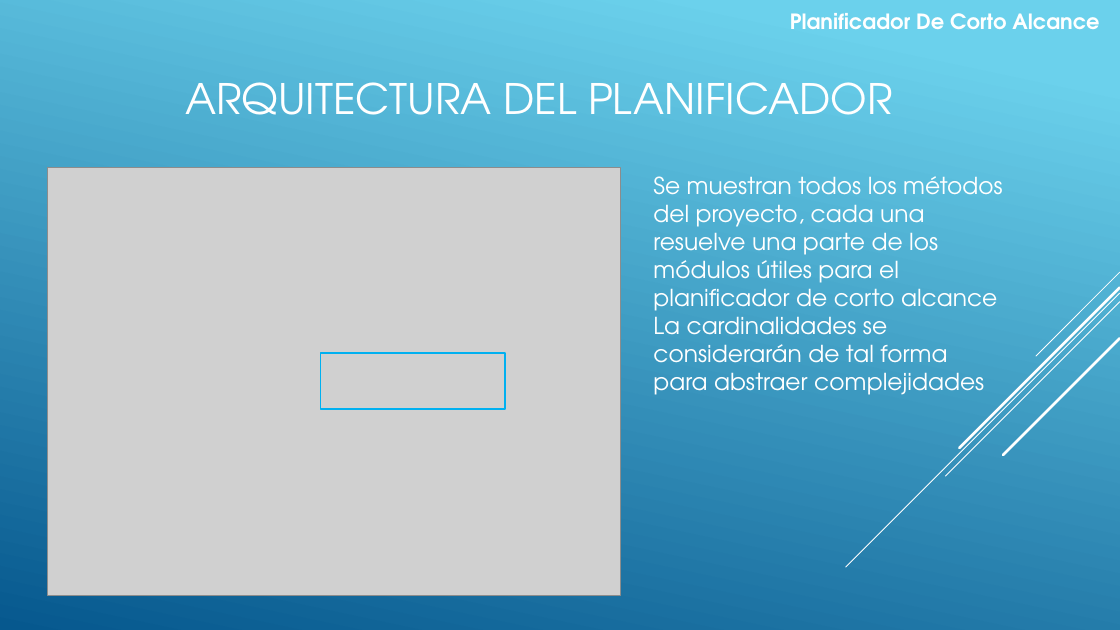
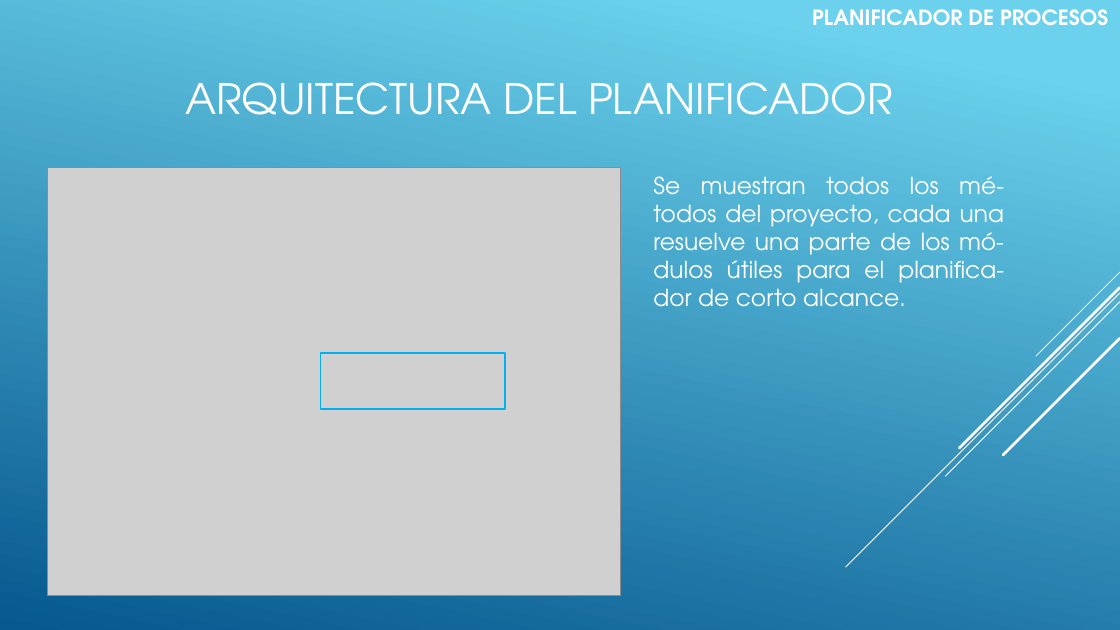
Before and after one commit to Victor-UNLa/SO.01.PlanificadorCortoAlcance, a slide deck: slide 3 of Documento/SO.01.PlanificadorCortoAlcance.pptx. Drawn at 1120x630 pixels with LibreOffice and Linux fonts; fonts in the diff are those of the drawing; grey boxes stand for pictures. Boxes give left, top, right and bottom in pixels: in the first picture for what was removed or moved away, otherwise in the second. Text is boxed around its words. In the diff, an @@ line names an element or a change of style, - is before the commit and + after.

Commit message:
Se Agrega admTablaProcesos y se Mejora Test
Nueva Clase admTablaProcesos
los test mostrar planificadores mejorados y mostrar Resultados Nuevo¡¡¡

```diff
--- a/Documento/SO.01.PlanificadorCortoAlcance.pptx
+++ b/Documento/SO.01.PlanificadorCortoAlcance.pptx
@@ text at [812, 9, 1108, 25]: text changed @@
-Planificador De Corto Alcance
+PLANIFICADOR DE PROCESOS
@@ text at [653, 176, 1004, 307]: text changed @@
-Se muestran todos los métodos del proyecto, cada una resuelve una parte de los módulos útiles para el planificador de corto alcance
-La cardinalidades se considerarán de tal forma para abstraer complejidades
+Se muestran todos los mé- todos del proyecto, cada una resuelve una parte de los mó- dulos útiles para el planifica- dor de corto alcance.
```
Also in this commit, not shown: 17 other slides changed, 2 slides added, 11 other files.
